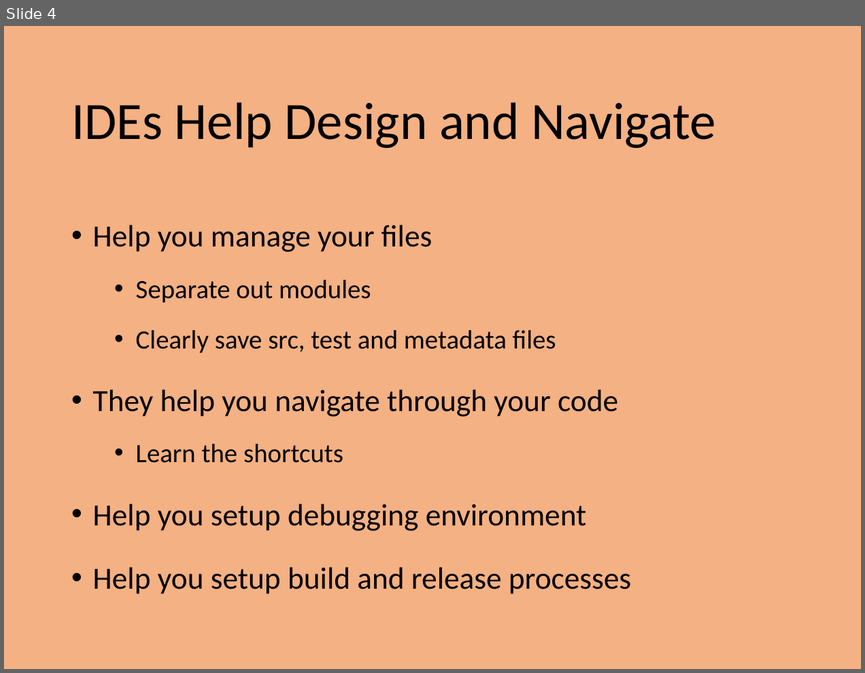
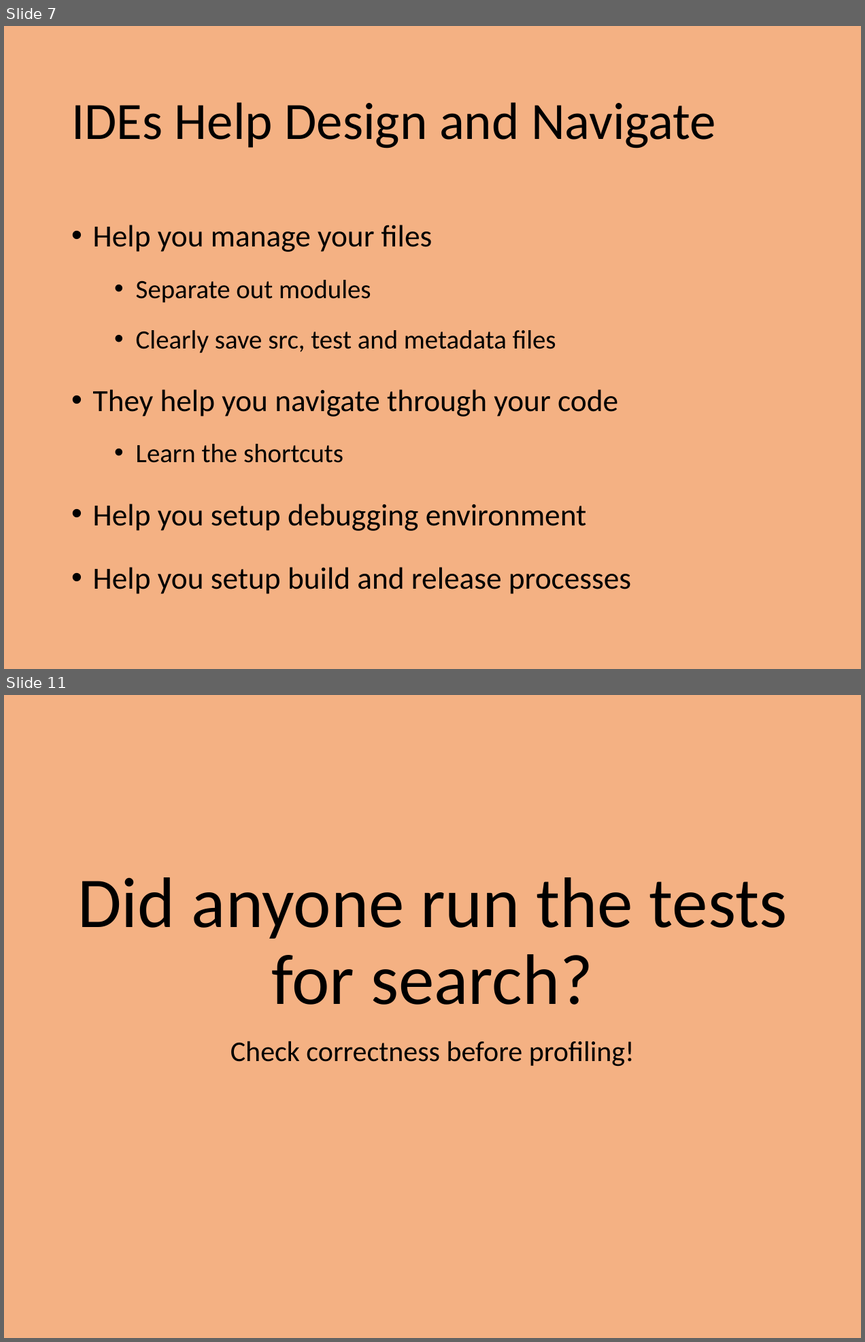
Before and after one commit to PrincetonUniversity/intro_debugging, a slide deck: 01_overview/Introduction_To_Debugging.pptx. Shown one above the other, each under a label of ours: slide 4 before the commit, slides 7 and 11 after it; the slides between them are not shown. The pictures are 865x673 and 865x1342 pixels, drawn with LibreOffice and Linux fonts; fonts in the diff are those of the drawing. Boxes give left, top, right and bottom in pixels: in the first picture for what was removed or moved away, otherwise in the second. Text is boxed around its words. In the diff, an @@ line names an element or a change of style, - is before the commit and + after.

```diff
--- a/01_overview/Introduction_To_Debugging.pptx
+++ b/01_overview/Introduction_To_Debugging.pptx
@@ slide 11 added at (4,695,861,1338), background #F4B183 @@
@@ title added at (77,877,787,1004), 60 pt, text #000000 @@
+Did anyone run the tests for search?
@@ subtitle added at (230,1040,634,1066), 24 pt, text #000000 @@
+Check correctness before profiling!
@@ what was slide 4 is now slide 7 @@
```
Also in this commit, not shown: 8 slides changed, 5 other slides added, 4 other files.
